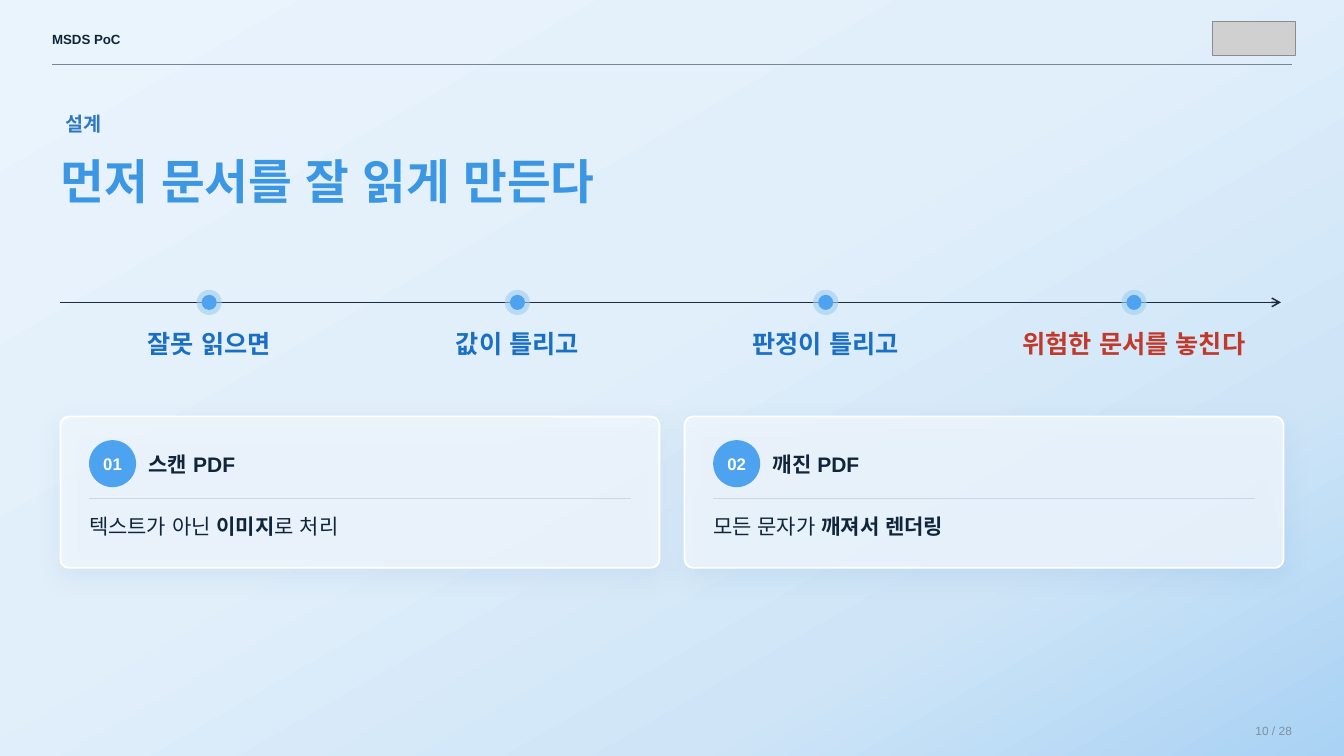
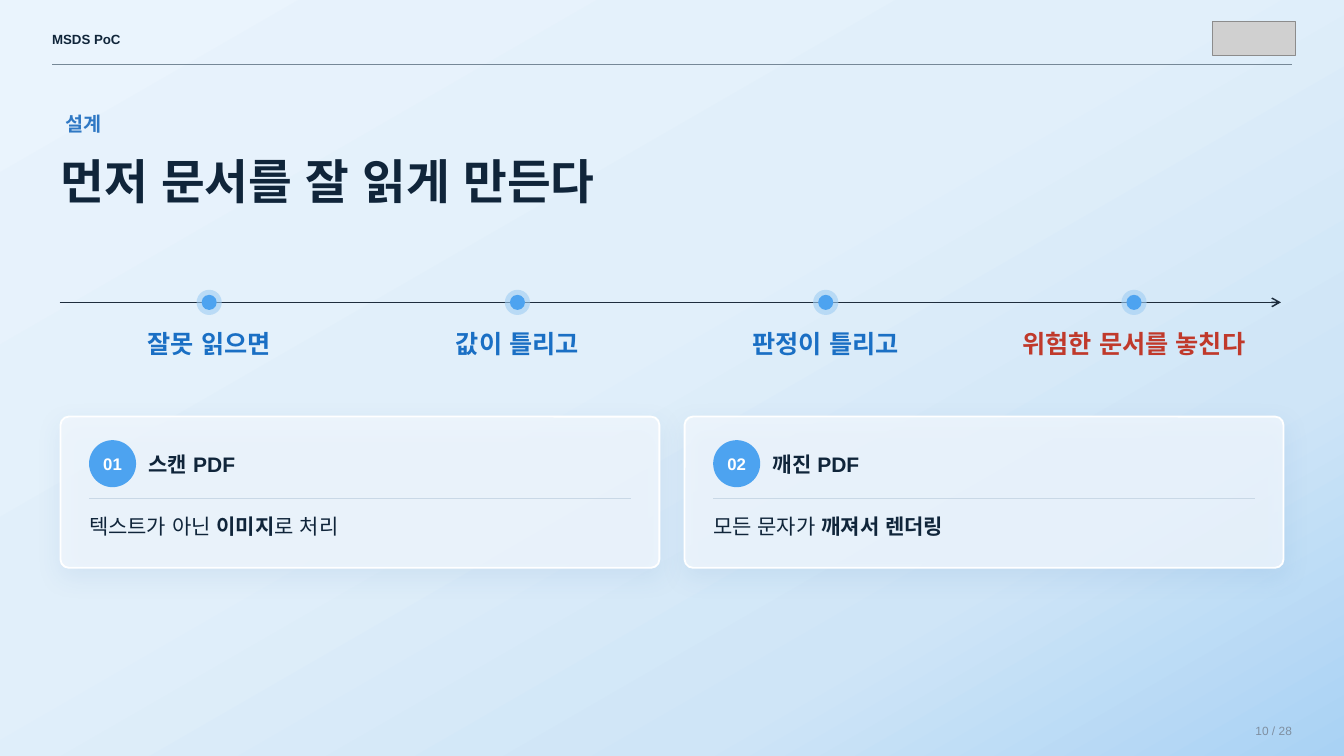
Before and after one commit to sunub/for-digital-divide, a slide deck: slide 10 of MSDS_PoC_flat.pptx. Drawn at 1344x756 pixels with LibreOffice and Linux fonts; fonts in the diff are those of the drawing; grey boxes stand for pictures. Boxes give left, top, right and bottom in pixels: in the first picture for what was removed or moved away, otherwise in the second. Text is boxed around its words. In the diff, an @@ line names an element or a change of style, - is before the commit and + after.

```diff
--- a/MSDS_PoC_flat.pptx
+++ b/MSDS_PoC_flat.pptx
@@ text "먼저 문서를 잘 읽게 만든다" at [60,159,595,204]: text colour #3B97E3 to #10253A @@
```
Also in this commit, not shown: 24 other slides changed.
